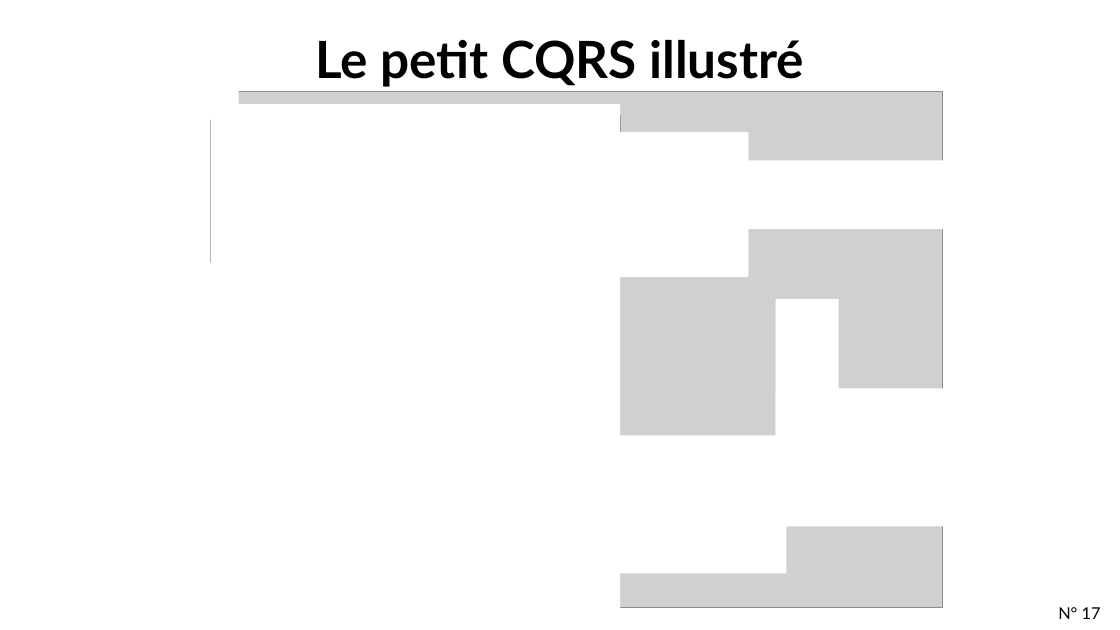
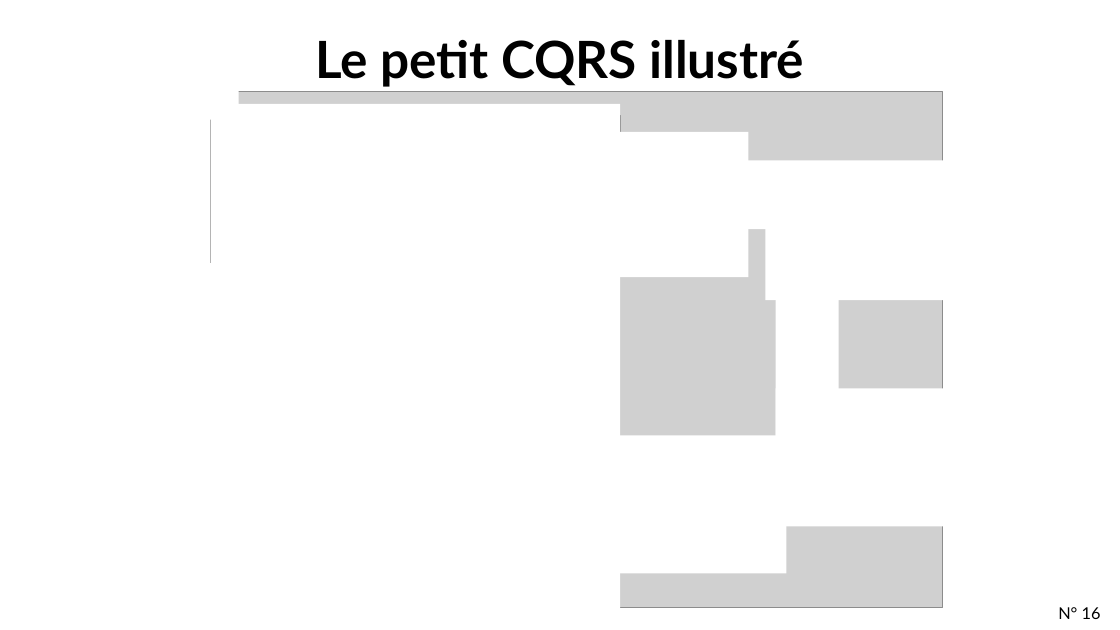
Before and after one commit to tpierrain/CQRS-slides, a slide deck: slide 16 of french/DecouvrirCQRSparLaPratique.pptx (slide 17 before the commit). Drawn at 1120x630 pixels with LibreOffice and Linux fonts; fonts in the diff are those of the drawing; grey boxes stand for pictures; background and template pictures are left out. Boxes give left, top, right and bottom in pixels: in the first picture for what was removed or moved away, otherwise in the second. Text is boxed around its words. In the diff, an @@ line names an element or a change of style, - is before the commit and + after.

```diff
--- a/french/DecouvrirCQRSparLaPratique.pptx
+++ b/french/DecouvrirCQRSparLaPratique.pptx
@@ rectangle added at bbox=[765, 162, 1026, 300], fill #FFFFFF @@
@@ page number at bbox=[1058, 607, 1101, 619]: text changed @@
-N° 17
+N° 16
```
Also in this commit, not shown: 6 other slides changed, 1 slide removed, 1 other file.
